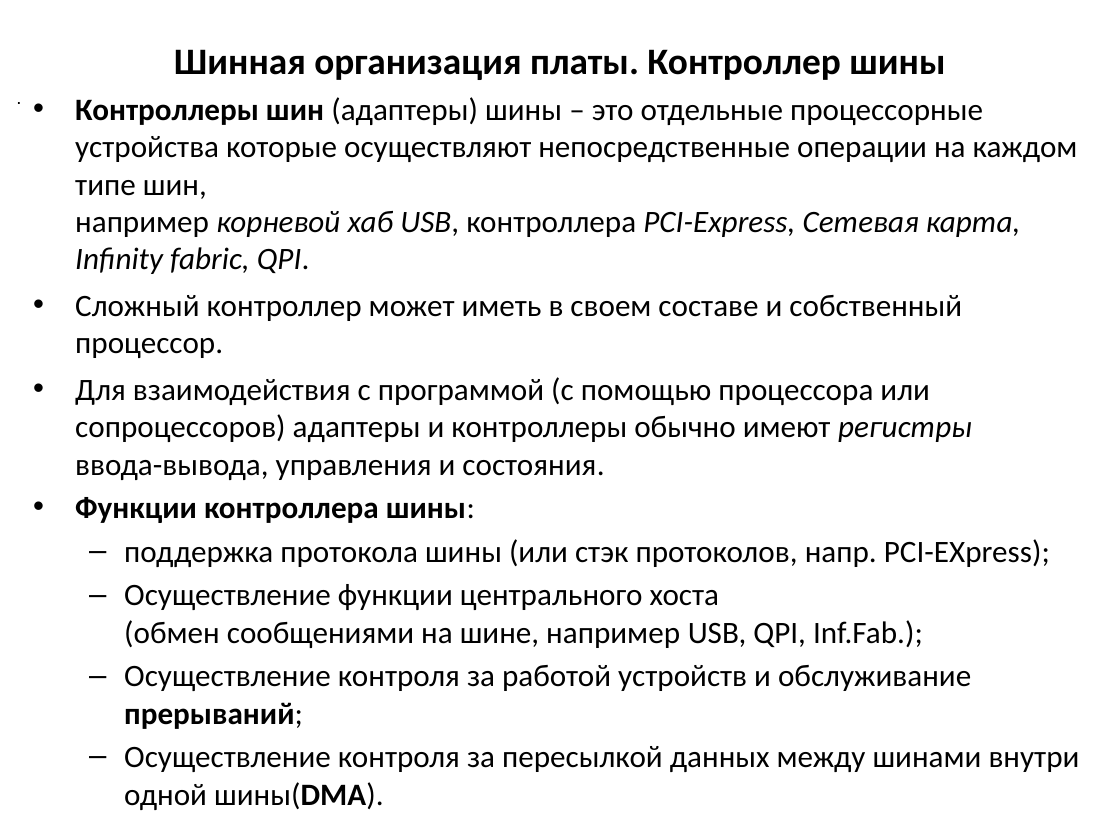
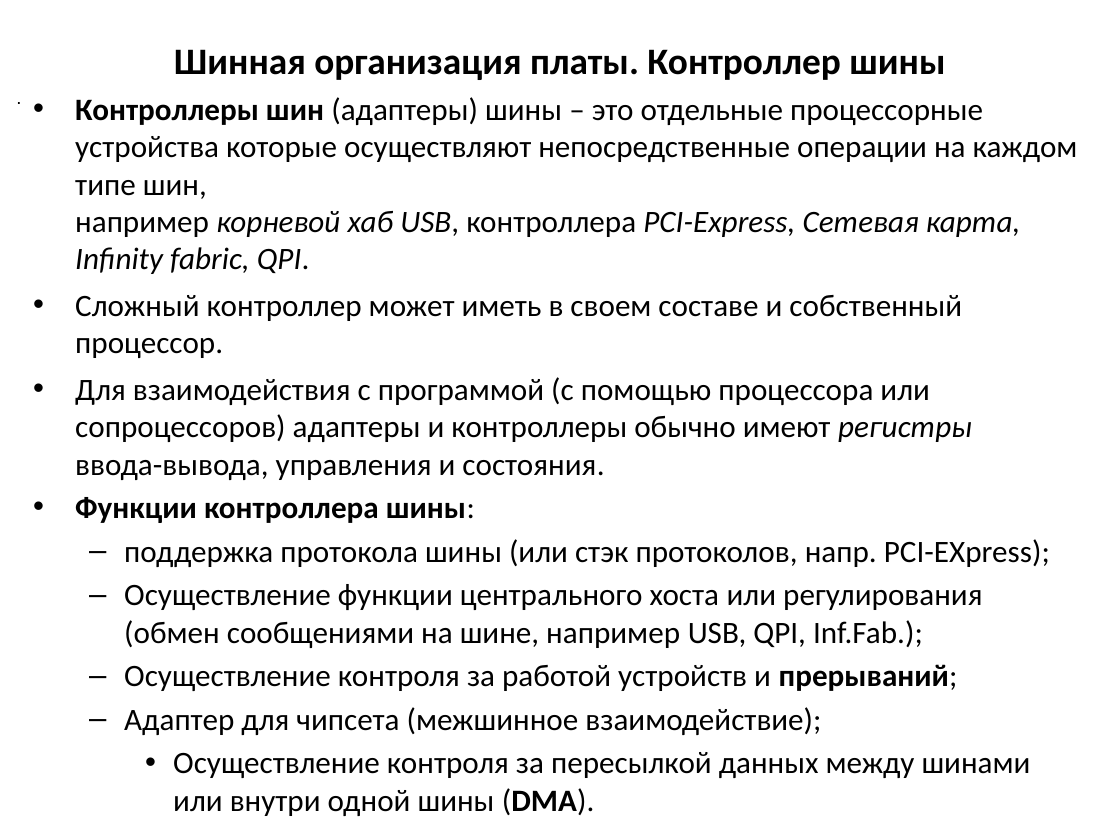
Before and after one commit to MVRonkin/arch_comp_sys, a slide deck: slide 15 of 2023 весна/лекции/Лекция 7_1 нов.pptx (slide 10 before the commit). Drawn at 1120x840 pixels with LibreOffice and Linux fonts; fonts in the diff are those of the drawing. Boxes give left, top, right and bottom in pixels: in the first picture for what was removed or moved away, otherwise in the second. Text is boxed around its words. In the diff, an @@ line names an element or a change of style, - is before the commit and + after.

```diff
--- a/2023 весна/лекции/Лекция 7_1 нов.pptx
+++ b/2023 весна/лекции/Лекция 7_1 нов.pptx
@@ text at [124,584,1031,816]: text changed @@
-  – Осуществление функции центрального хоста
-    (обмен сообщениями на шине, например USB, QPI, Inf.Fab.);
-  – Осуществление контроля за работой устройств и обслуживание прерываний;
-  – Осуществление контроля за пересылкой данных между шинами внутри одной шины(DMA).
+  – Осуществление функции центрального хоста или регулирования
+    (обмен сообщениями на шине, например USB, QPI, Inf.Fab.);
+  – Осуществление контроля за работой устройств и прерываний;
+  – Адаптер для чипсета (межшинное взаимодействие);
+    • Осуществление контроля за пересылкой данных между шинами или внутри одной шины (DMA).
```
Also in this commit, not shown: 5 other slides changed, 2 slides added, 12 other files.
